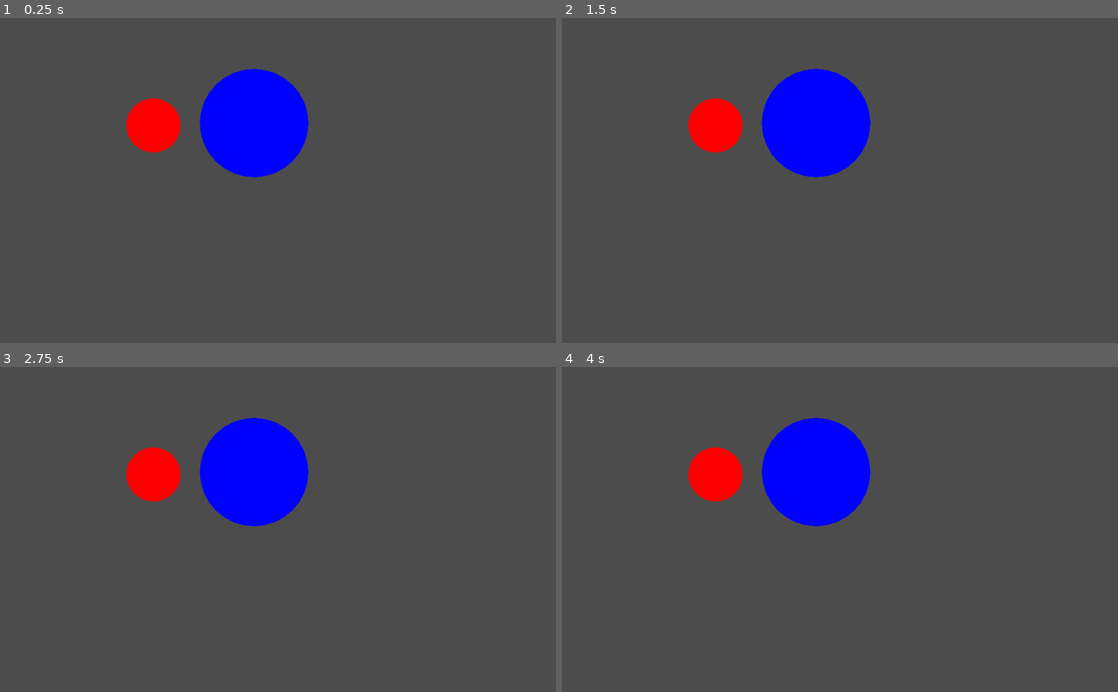
Above: before the commit, frames 1-4 (two rows, left to right).
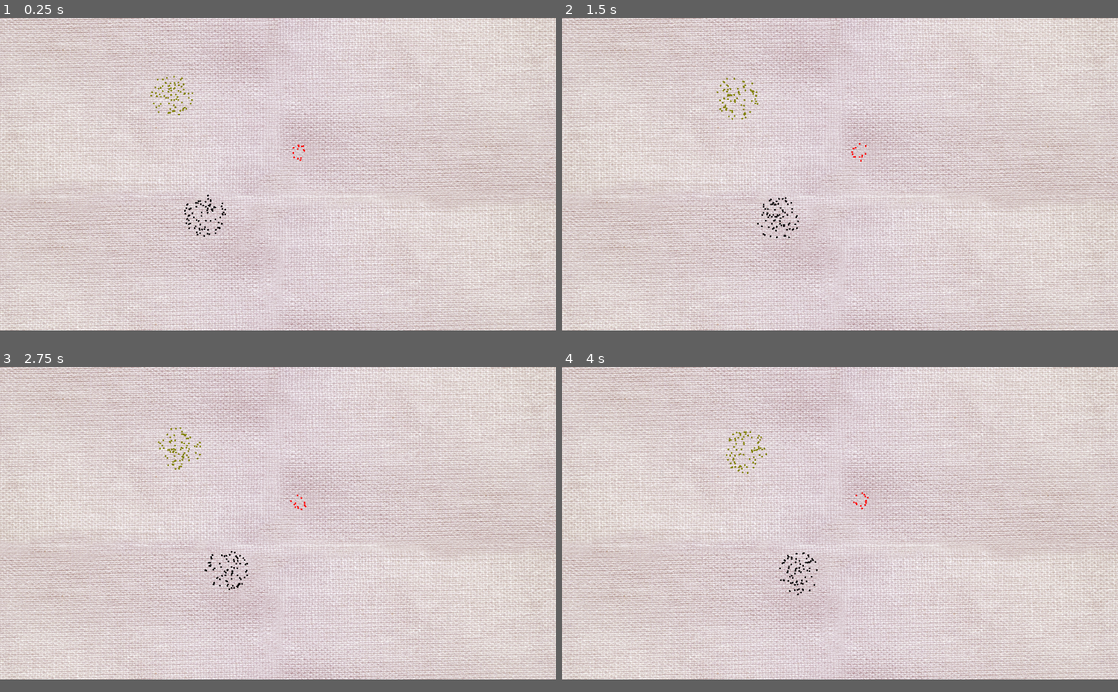
Above: after the commit, the same moments.

Repository: uvehj/TorchAndPitchfork
Game: Godot game, scene res://level1.tscn
The game is run twice, just before and just after one commit, with the same random seed, the same clock (stepped at 60 frames per second) and the same inputs.
Inputs:
- Up to frame 1 (0.25 s): no input
- Up to frame 2 (1.5 s): no input
- Up to frame 3 (2.75 s): no input
- Up to frame 4 (4 s): no input
In our replay, the window is 800x468 before the commit and 800x450 after it. These sizes can differ from the game's own. Grey fills any space a smaller window leaves; there, only what the larger window draws over its background counts as a difference.

The runs differ from the first frame. In frame 1, 96% of the frame differs, in the area x 0-100%, y 0-97%; in frame 2, 96%; in frame 3, 96%; in frame 4, 96%.

Commit message:
no time

Diff:
--- a/MobBody.gd
+++ b/MobBody.gd
@@ -6,6 +6,8 @@
 var color = Color(0.0,0.0,0.0)
 var collisionShape = CollisionShape.new()
 var shape_owner
+var swarm = true
+var rng = RandomNumberGenerator.new()
 
 # Called when the node enters the scene tree for the first time.
 func _ready():
@@ -13,8 +15,17 @@
 	var shape = CircleShape2D.new()
 	shape.radius= size
 	shape_owner_add_shape(shape_owner, shape)
+	rng.randomize()
 func _draw():
-	draw_circle(Vector2(0,0),size,color)
+	if !swarm:
+		draw_circle(Vector2(0,0),size,color)
+	elif size > 0:
+		for i in PI * pow(size, 2) / 100:
+			var r = size * sqrt(rng.randf_range(0.0,1.0))
+			var t = rng.randf_range(0.0,1.0) * 2 * PI
+			var x = r * cos(t)
+			var y = r * sin(t)
+			draw_circle(Vector2(x,y), 2, color)
 
 func set_size(radius):
 	size=radius
--- a/level1.tscn
+++ b/level1.tscn
@@ -1,15 +1,31 @@
-[gd_scene load_steps=2 format=2]
+[gd_scene load_steps=3 format=2]
 
+[ext_resource path="res://background_3.jpg" type="Texture" id=1]
 [ext_resource path="res://mob.tscn" type="PackedScene" id=2]
 
 [node name="Node2D" type="Node2D"]
 
+[node name="TextureRect" type="TextureRect" parent="."]
+margin_left = -35.9797
+margin_top = -39.5305
+margin_right = 1300.02
+margin_bottom = 860.47
+texture = ExtResource( 1 )
+stretch_mode = 1
+__meta__ = {
+"_edit_use_anchors_": false
+}
+
 [node name="Node2D" parent="." instance=ExtResource( 2 )]
-position = Vector2( 282.643, 198.379 )
-faction = "rebels"
+position = Vector2( 393.78, 176.098 )
+faction = "church"
 size = 50
 
 [node name="Node2D2" parent="." instance=ExtResource( 2 )]
-position = Vector2( 468, 194 )
-faction = "monarch"
-size = 100
+position = Vector2( 687.405, 309.465 )
+faction = "rebels"
+size = 20
+
+[node name="Node2D3" parent="." instance=ExtResource( 2 )]
+position = Vector2( 468.486, 454.376 )
+size = 50
--- a/mob.gd
+++ b/mob.gd
@@ -3,14 +3,24 @@
 
 export var faction = "neutral"
 export var size = 10
-var combat_speed = 5
+var combat_speed = 10
 var objective = Vector2(0,0)
+var action = "stay"
+var mandated_action = "stay"
+var movement_speed = 20
+var rng = RandomNumberGenerator.new()
+
+const max_x = 1280
+const max_y = 720
+const min_x = 0
+const min_y = 0
 
 # Called when the node enters the scene tree for the first time.
 func _ready():
 	$MobBody.set_size(size)
 	$MobBody.faction=faction
 	self.set_color()
+	rng.randomize()
 
 func set_color():
 	if faction == "rebels":
@@ -18,7 +28,7 @@
 	elif faction == "monarch":
 		$MobBody.color=Color(0.0,0.0,1.0)
 	elif faction == "church":
-		$MobBody.color=Color(1.0,1.0,0.0)
+		$MobBody.color=Color(0.5,0.5,0.0)
 	else:
 		$MobBody.color=Color(0.0,0.0,0.0)
 
@@ -28,6 +38,21 @@
 		if area.name == "MobBody":
 			self.mob_clash(area, delta)
 	self.act()
+	if action == "move" :
+		var velocity=(objective - self.global_position).normalized() * movement_speed * delta
+		translate(velocity)
+	if action == "flee" :
+		var velocity=(self.global_position - objective).normalized() * movement_speed * delta
+		translate(velocity)
+
+	if self.global_position.x < min_x:
+		self.global_position.x = min_x
+	if self.global_position.y < min_y:
+		self.global_position.y = min_y
+	if self.global_position.x > max_x:
+		self.global_position.x = max_x
+	if self.global_position.y > max_y:
+		self.global_position.y = max_y
 
 func mob_clash(clash_area, delta):
 	var clash_faction = clash_area.faction
@@ -37,6 +62,8 @@
 				size = size - 1 * delta * combat_speed
 			else:
 				size = size + 1 * delta * combat_speed
+		if faction == "neutral":
+			size = size - 1 * delta * combat_speed
 	if clash_faction == "rebels":
 		if faction == "neutral":
 			size = size - 1 * delta * combat_speed
@@ -60,16 +87,54 @@
 		self.church_actions()
 	if faction == "monarch":
 		self.monarch_actions()
-	if faction == "rebels":
-		self.rebels_actions()
 	if faction == "neutral":
 		self.neutral_actions()
 
 func church_actions():
-	pass
+	action = "stay"
+	objective = self.global_position
+	var overlapping_area_list = $LineOfSight.get_overlapping_areas()
+	var enemies_close = false
+	for area in overlapping_area_list:
+		if area.name == "MobBody":
+			if area.faction == "rebels":
+				enemies_close = true
+				if area.size > self.size:
+					action = "flee"
+					objective = area.global_position
+				if area.size <= self.size:
+					if action != "flee" and action =="stay":
+						action = "move"
+						objective = area.global_position
+					elif action != "flee":
+						if self.global_position.distance_to(objective) > self.global_position.distance_to(area.global_position):
+							objective = area.global_position
+							action = "move"
+			if area.faction == "neutral" and !enemies_close:
+				if action =="stay":
+					action = "move"
+					objective = area.global_position
+				else:
+					if self.global_position.distance_to(objective) > self.global_position.distance_to(area.global_position):
+						objective = area.global_position
+	if action == "stay":
+		action = "move"
+		if objective.distance_to(self.global_position) < movement_speed or objective.distance_to(Vector2(0,0)) == 0:
+			objective = Vector2(rng.randi_range(min_x,max_x),rng.randi_range(min_y,max_y))
 func monarch_actions():
-	pass
-func rebels_actions():
-	pass
+	action = "stay"
+	objective = self.global_position
+	var overlapping_area_list = $LineOfSight.get_overlapping_areas()
+	for area in overlapping_area_list:
+		if area.name == "MobBody":
+			if area.faction == "rebels":
+				if action =="stay":
+					action = "move"
+					objective = area.global_position
+				else:
+					if self.global_position.distance_to(objective) > self.global_position.distance_to(area.global_position):
+						objective = area.global_position
 func neutral_actions():
-	pass
+	action = "move"
+	if objective.distance_to(self.global_position) < movement_speed or objective.distance_to(Vector2(0,0)) == 0:
+		objective = Vector2(rng.randi_range(min_x,max_x),rng.randi_range(min_y,max_y))
--- a/project.godot
+++ b/project.godot
@@ -19,6 +19,12 @@
 run/main_scene="res://level1.tscn"
 config/icon="res://icon.png"
 
+[display]
+
+window/size/width=1280
+window/size/height=720
+window/size/resizable=false
+
 [rendering]
 
 environment/default_environment="res://default_env.tres"
--- /dev/null
+++ b/title.tscn
@@ -0,0 +1,55 @@
+[gd_scene load_steps=6 format=2]
+
+[ext_resource path="res://background_4.jpg" type="Texture" id=1]
+[ext_resource path="res://GMTK_GJ_logo.png" type="Texture" id=2]
+[ext_resource path="res://semitransparent.png" type="Texture" id=3]
+[ext_resource path="res://title.png" type="Texture" id=4]
+[ext_resource path="res://background_3.jpg" type="Texture" id=5]
+
+[node name="Node2D" type="Node2D"]
+
+[node name="Sprite2" type="Sprite" parent="."]
+position = Vector2( 644.293, 368.168 )
+scale = Vector2( 1.47393, 1.11973 )
+texture = ExtResource( 4 )
+
+[node name="TextureRect" type="TextureRect" parent="."]
+margin_left = 1019.2
+margin_top = 615.109
+margin_right = 1283.2
+margin_bottom = 731.109
+texture = ExtResource( 1 )
+expand = true
+stretch_mode = 2
+__meta__ = {
+"_edit_use_anchors_": false
+}
+
+[node name="Sprite" type="Sprite" parent="."]
+position = Vector2( 1153.89, 664.497 )
+scale = Vector2( 0.1, 0.1 )
+texture = ExtResource( 2 )
+
+[node name="TextureRect2" type="TextureRect" parent="."]
+margin_left = 344.771
+margin_top = 212.986
+margin_right = 866.771
+margin_bottom = 310.986
+texture = ExtResource( 5 )
+expand = true
+stretch_mode = 2
+__meta__ = {
+"_edit_use_anchors_": false
+}
+
+[node name="TextureButton" type="TextureButton" parent="TextureRect2"]
+margin_left = -1.0
+margin_top = -2.0
+margin_right = 520.0
+margin_bottom = 101.0
+size_flags_horizontal = 2
+texture_pressed = ExtResource( 3 )
+expand = true
+__meta__ = {
+"_edit_use_anchors_": false
+}
Binary file added: GMTK_GJ_logo.png
Not shown, added: GMTK_GJ_logo.png.import
Binary file added: background_1.jpg
Not shown, added: background_1.jpg.import
Binary file added: background_2.jpg
Not shown, added: background_2.jpg.import
Binary file added: background_3.jpg
Not shown, added: background_3.jpg.import
Binary file added: background_4.jpg
Not shown, added: background_4.jpg.import
Binary file added: background_5.jpg
Not shown, added: background_5.jpg.import
(and 5 more such lines)
